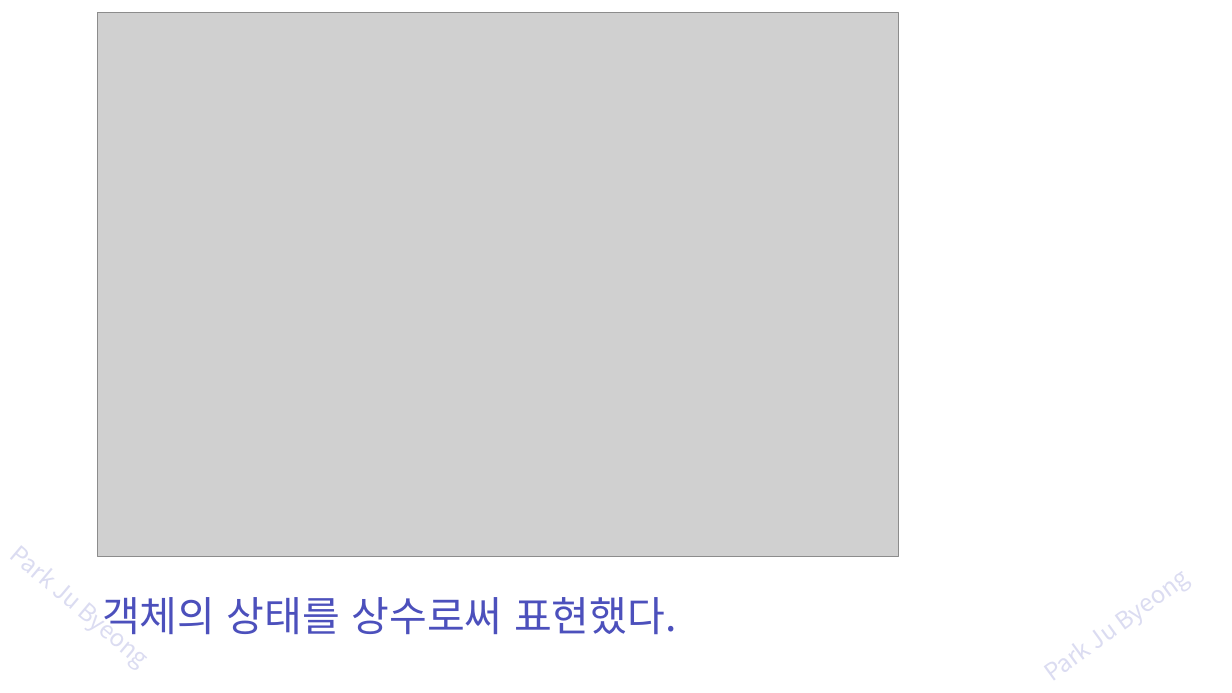
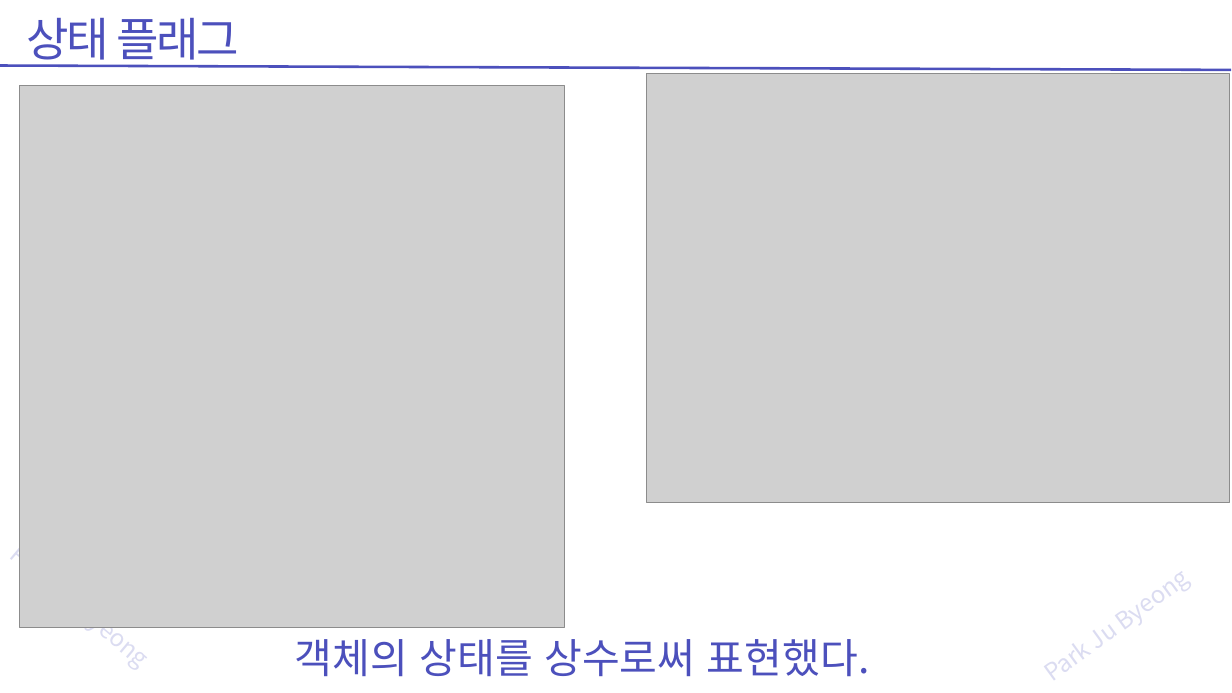
Before and after one commit to zest132/JavaLecture, a slide deck: slide 4 of JavaLecture/LectureFile/java 14강 자료구조와 쓰레드.pptx. Drawn at 1232x693 pixels with LibreOffice and Linux fonts; fonts in the diff are those of the drawing; grey boxes stand for pictures. Boxes give left, top, right and bottom in pixels: in the first picture for what was removed or moved away, otherwise in the second. Text is boxed around its words. In the diff, an @@ line names an element or a change of style, - is before the commit and + after.

```diff
--- a/JavaLecture/LectureFile/java 14강 자료구조와 쓰레드.pptx
+++ b/JavaLecture/LectureFile/java 14강 자료구조와 쓰레드.pptx
@@ text added at (x1=27, y1=18, x2=239, y2=68), 54 pt, text #4C50BC @@
+상태 플래그
@@ picture removed at (x1=97, y1=13, x2=898, y2=557) @@
@@ line added from (1231, 70) to (0, 65), #4C50BC 3 pt @@
@@ picture added at (x1=20, y1=85, x2=564, y2=627) @@
@@ picture added at (x1=647, y1=73, x2=1230, y2=503) @@
@@ text "객체의 상태를 상수로써 표현했다." moved from (x1=102, y1=597, x2=677, y2=635) to (x1=295, y1=639, x2=870, y2=677) @@
```
Also in this commit, not shown: 41 other slides changed, 15 slides added, 17 other files.
